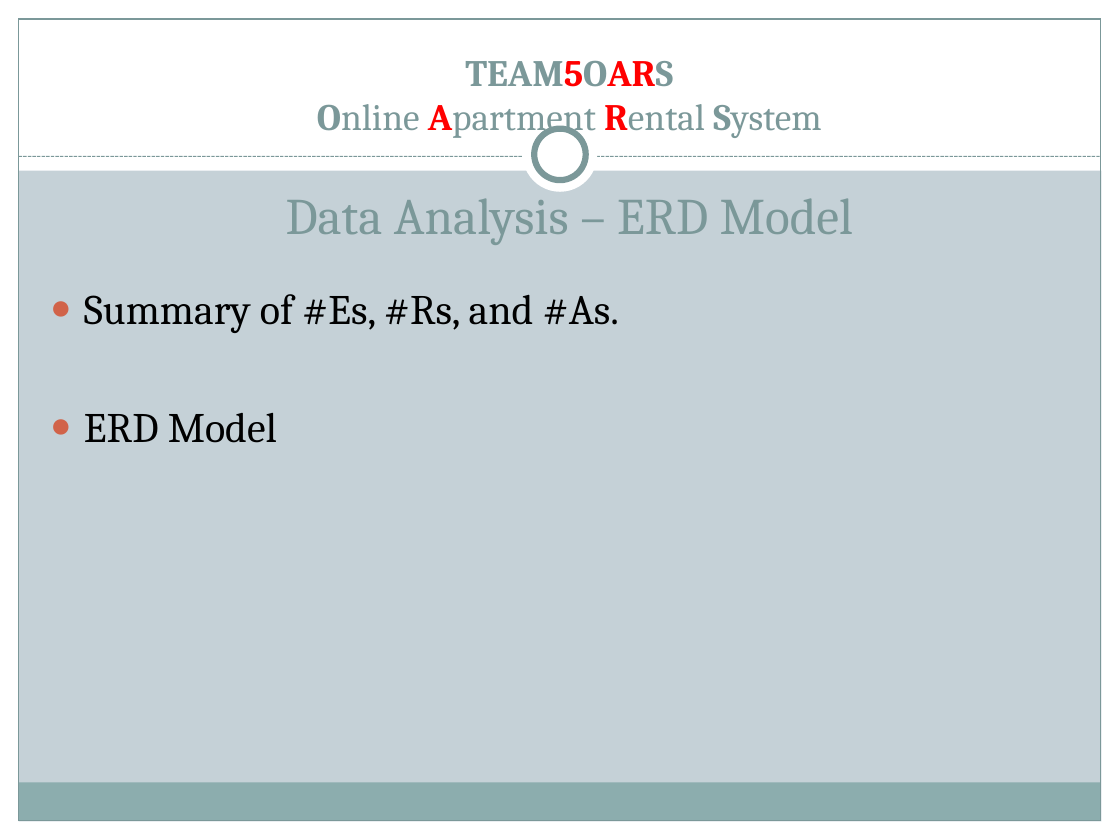
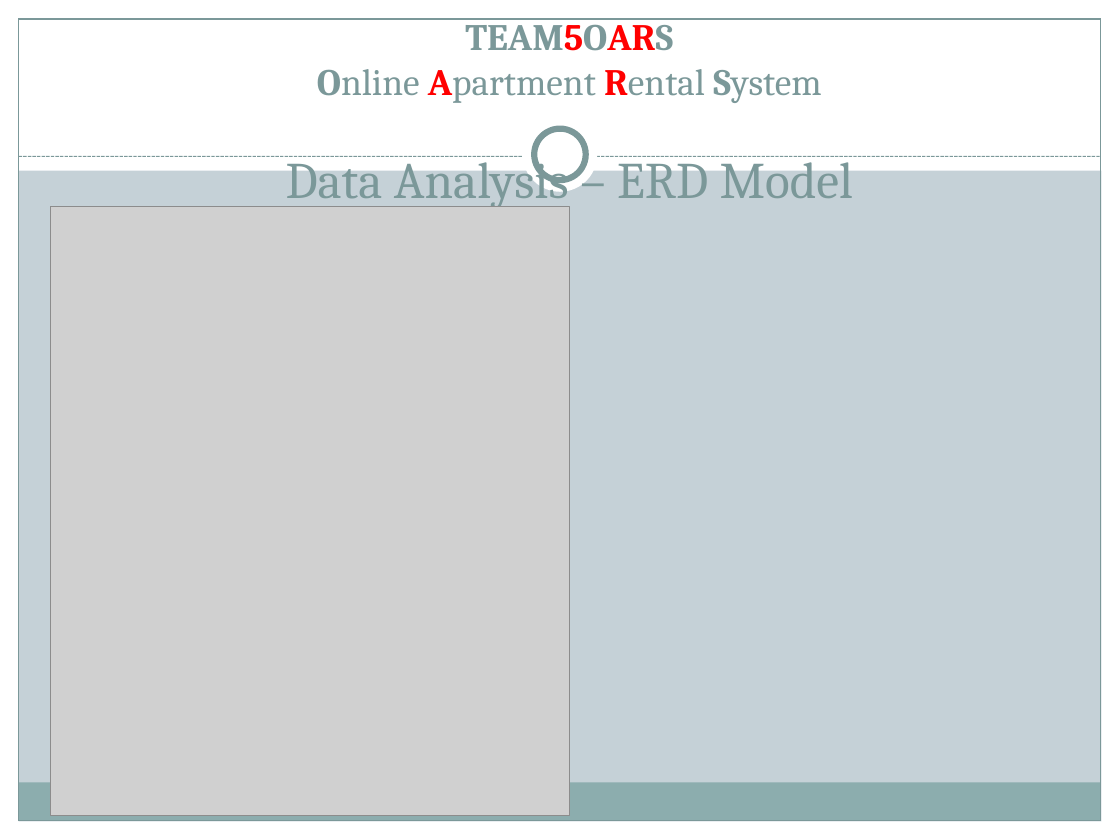
Before and after one commit to silva2972/OARS_PROJECT, a slide deck: slide 3 of TEAM PROJECT DELIVERABLES/TEAM5OARS.pptx. Drawn at 1120x840 pixels with LibreOffice and Linux fonts; fonts in the diff are those of the drawing; grey boxes stand for pictures. Boxes give left, top, right and bottom in pixels: in the first picture for what was removed or moved away, otherwise in the second. Text is boxed around its words. In the diff, an @@ line names an element or a change of style, - is before the commit and + after.

```diff
--- a/TEAM PROJECT DELIVERABLES/TEAM5OARS.pptx
+++ b/TEAM PROJECT DELIVERABLES/TEAM5OARS.pptx
@@ title "TEAM5OARS Online Apartment Rental System ..." rewrapped from <box>286,61,853,245</box> to <box>286,18,853,207</box> @@
@@ picture added at <box>50,206,569,814</box> @@
@@ text removed at <box>84,294,619,443</box> @@
-● Summary of #Es, #Rs, and #As.
-● ERD Model
```
Also in this commit, not shown: 2 other slides changed, 11 slides added.
